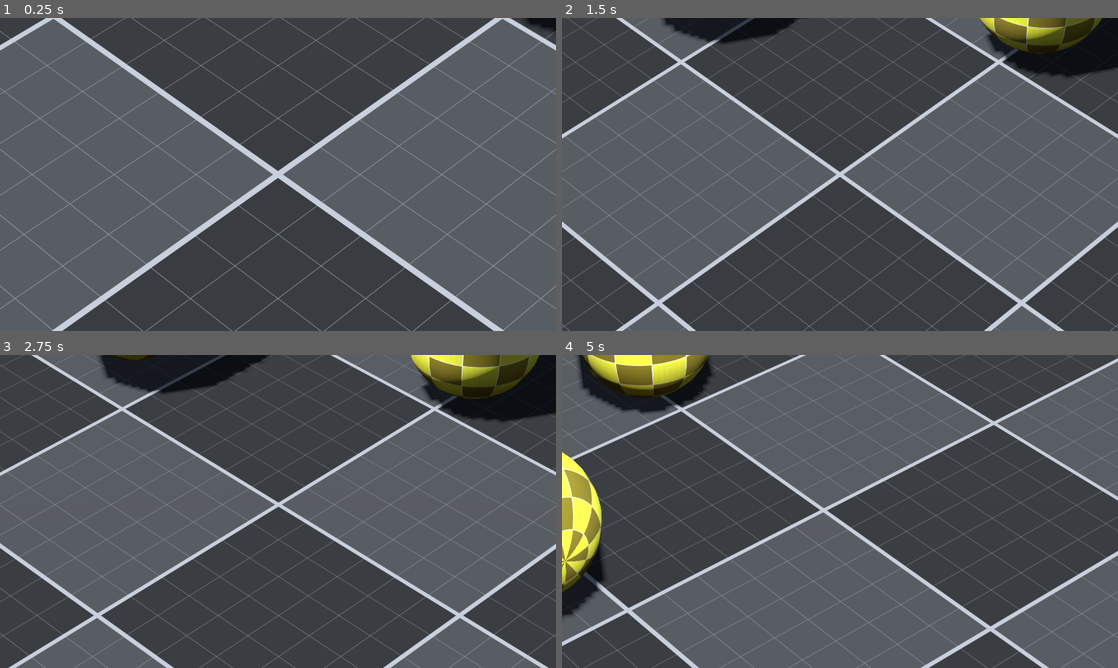
Above: before the commit, frames 1-4 (two rows, left to right).
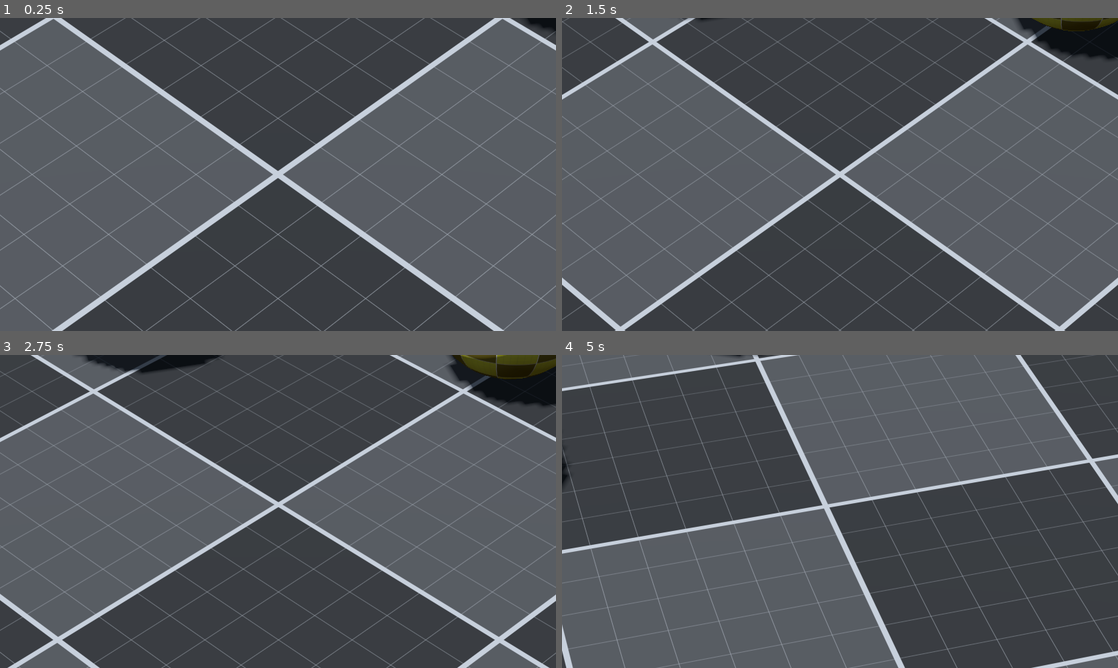
Above: after the commit, the same moments.

Repository: kodiitulip/strategy-game-camera
Game: Godot game, scene res://scenes/main/main.tscn
The game is run twice, just before and just after one commit, with the same random seed, the same clock (stepped at 60 frames per second) and the same inputs.
Inputs (mouse positions are in pixels of both pictures, inside the frame that each line leads up to):
- Up to frame 1 (0.25 s): no input
- Up to frame 2 (1.5 s): move the mouse to (962, 158) at 0.52 s; hold Mouse wheel up (mouse_zoom_in) 0.53-1.25 s; click (962, 158) at 0.67 s; tap Mouse wheel down (mouse_zoom_out) at 0.8 s; drag from (728, 190) to (812, 237) at 1.27 s
- Up to frame 3 (2.75 s): move the mouse to (333, 442) at 2.02 s; hold Right mouse button (move_cam_mouse) from 2.03 s (still down); click (333, 442) at 2.17 s; tap F (rotate_cam_down) at 2.3 s
- Up to frame 4 (5 s): release Right mouse button (move_cam_mouse) at 2.75 s; drag from (812, 574) to (673, 464) at 2.77 s; move the mouse to (1006, 558) at 3.52 s; hold Q (rotate_cam_left) 3.53-4.25 s; click (1006, 558) at 3.67 s; tap Middle mouse button (rotate_cam_mouse) at 3.8 s; drag from (673, 464) to (756, 433) at 4.27 s

The runs differ from the first frame. In frame 2, 21% of the frame differs, in the area x 0-100%, y 0-100%; in frame 3, 24%; in frame 4, 45%.

Commit message:
upgrading rotation from mouse

Diff:
--- a/scenes/camera/camera.gd
+++ b/scenes/camera/camera.gd
@@ -20,11 +20,15 @@
 @export var ray_length: float = 3000.0
 
 var new_position: Vector3
-var new_rotation: Quaternion
-var new_v_rotation: float
+var new_y_rotation: Quaternion
+var new_x_rotation: float
 var new_zoom: float
 var drag_start_pos: Vector3
 var drag_current_pos: Vector3
+var drag_screen_start: Vector2
+var drag_screen_current: Vector2
+var init_y_rotation: Quaternion
+var init_x_rotation: float
 
 @onready var camera: Camera3D = $SpringArm3D/Camera3D
 @onready var camera_arm: SpringArm3D = $SpringArm3D
@@ -33,8 +37,8 @@
 
 func _ready() -> void:
 	new_position = global_position
-	new_rotation = Quaternion(transform.basis)
-	new_v_rotation = camera_arm.rotation_degrees.x
+	new_y_rotation = quaternion
+	new_x_rotation = camera_arm.rotation_degrees.x
 	new_zoom = camera_arm.spring_length
 
 
@@ -43,57 +47,66 @@
 	_handle_rotation_input()
 	_handle_zoom_input()
 	_handle_movement_mouse_input()
+	_handle_rotation_mouse_input()
 
 	new_zoom = clampf(new_zoom, zoom_min, zoom_max)
 
 	global_position = global_position.lerp(new_position, delta * movement_time)
-	transform.basis = transform.basis.slerp(Basis(new_rotation.normalized()),
+	quaternion = quaternion.slerp(new_y_rotation.normalized(),
 		delta * movement_time)
 	camera_arm.spring_length = lerpf(camera_arm.spring_length,
 		new_zoom, delta * movement_time)
 	camera_arm.rotation_degrees.x = lerpf(
-		camera_arm.rotation_degrees.x, new_v_rotation, delta * movement_time)
+		camera_arm.rotation_degrees.x, new_x_rotation, delta * movement_time)
 
 
 func _unhandled_input(event: InputEvent) -> void:
-	if event.is_action_pressed(&"mouse_zoom_in"):
-		new_zoom -= zoom_amount
-	if event.is_action_pressed(&"mouse_zoom_out"):
-		new_zoom += zoom_amount
-
-	if event is InputEventMouseMotion:
-		_handle_rotation_mouse_input(event as InputEventMouseMotion)
+	if event is InputEventMouseButton and event.is_pressed():
+		if Input.is_mouse_button_pressed(MOUSE_BUTTON_WHEEL_UP):
+			new_zoom -= zoom_amount
+		if Input.is_mouse_button_pressed(MOUSE_BUTTON_WHEEL_DOWN):
+			new_zoom += zoom_amount
+		get_viewport().set_input_as_handled()
 
 
-func _cast_ray_from_cam(cam: Camera3D, ray_len: float) -> Variant:
-	var plane: Plane = Plane(Vector3.UP).normalized()
-	var mouse_pos: Vector2 = get_viewport().get_mouse_position()
-	var origin: Vector3 = cam.project_ray_origin(mouse_pos)
-	var end: Vector3 = origin + cam.project_ray_normal(mouse_pos) * ray_len
-	return plane.intersects_segment(origin, end)
+func _handle_rotation_mouse_input() -> void:
+	if Input.is_action_just_pressed(&"rotate_cam_mouse"):
+		drag_screen_start = get_viewport().get_mouse_position()
+		init_x_rotation = camera_arm.rotation_degrees.x
+		init_y_rotation = quaternion
+
+	if Input.is_action_pressed(&"rotate_cam_mouse"):
+		drag_screen_current = get_viewport().get_mouse_position()
+		var rot_y: float = (drag_screen_start.x - drag_screen_current.x) / 6
+		var rot_x: float = (drag_screen_start.y - drag_screen_current.y) / 4
+		if inverted_y_axis:
+			rot_x = -rot_x
+		if inverted_x_axis:
+			rot_y = -rot_y
+		new_y_rotation = init_y_rotation * Quaternion(Vector3.UP, deg_to_rad(rot_y))
+		new_x_rotation = clampf(init_x_rotation + rot_x,
+			rotation_vertical_min, rotation_vertical_max)
 
 
-func _handle_rotation_mouse_input(event: InputEventMouseMotion) -> void:
-	if not Input.is_action_pressed(&"rotate_cam_mouse"):
-		return
-	var axis: float = event.relative.x * 0.3
-	var axis_x: float = -event.relative.y * 0.3
-	if inverted_x_axis:
-		axis = -axis
-	if inverted_y_axis:
-		axis_x = -axis_x
-	new_rotation *= Quaternion(Vector3.UP, deg_to_rad(axis))
-	new_v_rotation = clampf(new_v_rotation + axis_x,
-		rotation_vertical_min, rotation_vertical_max)
+func cast_ray_to_plane(plane: Plane, screen_point: Vector2, cam: Camera3D, ray_len: float) -> Vector3:
+	var origin: Vector3 = cam.project_ray_origin(screen_point)
+	var end: Vector3 = origin + cam.project_ray_normal(screen_point) * ray_len
+	if plane.intersects_segment(origin, end) is Vector3:
+		return plane.intersects_segment(origin, end)
+	return Vector3.ZERO
 
 
 func _handle_movement_mouse_input() -> void:
 	if Input.is_action_just_pressed(&"move_cam_mouse"):
-		var pos: Variant = _cast_ray_from_cam(camera, ray_length)
+		var screen_point: Vector2 = get_viewport().get_mouse_position()
+		var pos: Vector3 = cast_ray_to_plane(
+			Plane(Vector3.UP), screen_point, camera, ray_length)
 		if pos:
 			drag_start_pos = pos
 	if Input.is_action_pressed(&"move_cam_mouse"):
-		var pos: Variant = _cast_ray_from_cam(camera, ray_length)
+		var screen_point: Vector2 = get_viewport().get_mouse_position()
+		var pos: Vector3 = cast_ray_to_plane(
+			Plane(Vector3.UP), screen_point, camera, ray_length)
 		if pos:
 			drag_current_pos = pos
 		new_position = global_position + drag_start_pos - drag_current_pos
@@ -105,10 +118,10 @@
 
 
 func _handle_rotation_input() -> void:
-	var axis: float = Input.get_axis(&"rotate_cam_left", &"rotate_cam_right")
-	var axis_x: float = Input.get_axis(&"rotate_cam_up", &"rotate_cam_down")
-	new_rotation *= Quaternion(Vector3.UP, deg_to_rad(axis * rotation_amount))
-	new_v_rotation = clampf(new_v_rotation + axis_x * rotation_amount,
+	var rot_y: float = Input.get_axis(&"rotate_cam_left", &"rotate_cam_right")
+	var rot_x: float = Input.get_axis(&"rotate_cam_up", &"rotate_cam_down")
+	new_y_rotation *= Quaternion(Vector3.UP, deg_to_rad(rot_y * rotation_amount))
+	new_x_rotation = clampf(new_x_rotation + rot_x * rotation_amount,
 		rotation_vertical_min, rotation_vertical_max)
 
 
